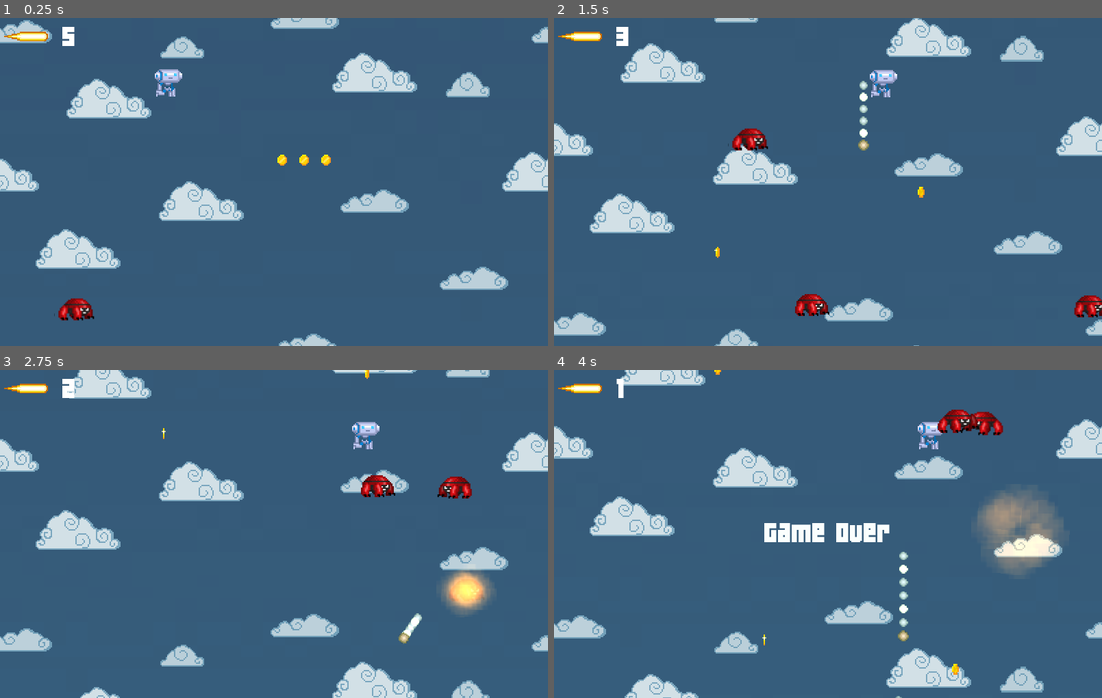
Above: before the commit, frames 1-4 (two rows, left to right).
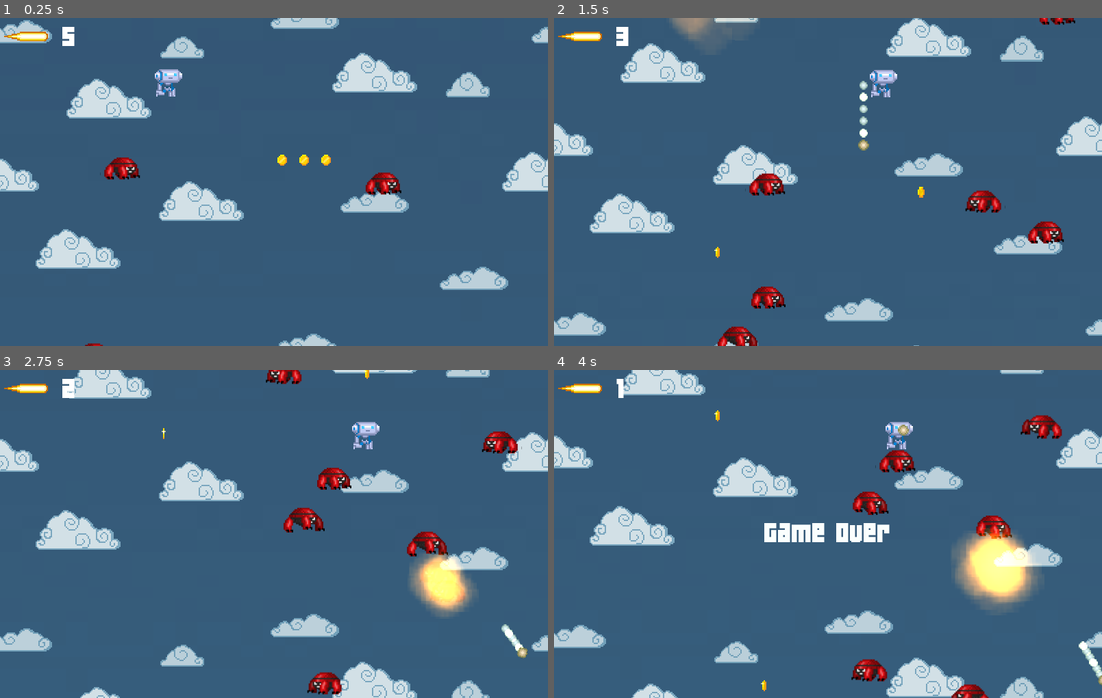
Above: after the commit, the same moments.

Repository: MikeNovember/GroundZero
Game: Godot game, scene res://stage.tscn
Two runs of this game, one before a commit and one after it. Both use one fixed random seed, a clock stepped at 60 frames per second and the inputs below.
Inputs:
- Up to frame 1 (0.25 s): no input
- Up to frame 2 (1.5 s): hold Right (move_right) from 0.53 s (still down); tap Space (shoot) at 0.6, 1.35 s
- Up to frame 3 (2.75 s): release Right (move_right) at 2.03 s; hold Left (move_left) from 2.03 s (still down); tap Space (shoot) at 2.1 s
- Up to frame 4 (4 s): release Left (move_left) at 2.78 s; hold Right (move_right) from 2.78 s (still down); tap Space (shoot) at 2.85, 3.6 s; tap Enter at 3.5 s

The runs differ from the first frame. In frame 1, 1.0% of the frame differs, in the area x 9-74%, y 42-100%; in frame 2, 3.4%; in frame 3, 5.0%; in frame 4, 17%, in the area x 0-100%, y 0-100%.

Commit message:
Random enemy placement
Enemies are now placed at random locations on each run.
Enemy count is controlled with exported enemyCount variable
on stage object.

Diff:
--- a/enemy.gd
+++ b/enemy.gd
@@ -34,6 +34,9 @@
 		anim = new_anim
 		$anim.play(anim)
 
+func _ready():
+	position = Vector2(rand_range(25.0, 785.0), rand_range(1200.0, 8750.0))
+	set_collision_layer_bit(1,true)
 
 func hit_by_bullet():
 	state = STATE_KILLED
--- a/stage.gd
+++ b/stage.gd
@@ -1,12 +1,17 @@
 extends Node
 
+export (PackedScene) var Enemy
+export (int) var enemyCount
 
 func _ready():
+	randomize()
 	$player.connect("shoot",$HUD,"_on_shoot");
 	$WorldCompleted.connect("finish_area_reached",$HUD,"_on_finish_area_reached")
 	$player.connect("lose",$HUD,"_on_lose");
-	for enemy in $enemies.get_children():
+	for i in range(enemyCount):
+		var enemy = Enemy.instance()
 		enemy.connect("enemy_killed",$HUD,"_on_enemy_killed")
+		$enemies.add_child(enemy)
 
 	for coin in $coins.get_children():
 		coin.connect("coin_picked", $player, "on_coin_picked")
--- a/stage.tscn
+++ b/stage.tscn
@@ -1,10 +1,10 @@
 [gd_scene load_steps=13 format=2]
 
 [ext_resource path="res://stage.gd" type="Script" id=1]
-[ext_resource path="res://tileset.tres" type="TileSet" id=2]
-[ext_resource path="res://coin.tscn" type="PackedScene" id=3]
-[ext_resource path="res://player.tscn" type="PackedScene" id=4]
-[ext_resource path="res://enemy.tscn" type="PackedScene" id=5]
+[ext_resource path="res://enemy.tscn" type="PackedScene" id=2]
+[ext_resource path="res://tileset.tres" type="TileSet" id=3]
+[ext_resource path="res://coin.tscn" type="PackedScene" id=4]
+[ext_resource path="res://player.tscn" type="PackedScene" id=5]
 [ext_resource path="res://parallax_bg.tscn" type="PackedScene" id=6]
 [ext_resource path="res://music.ogg" type="AudioStream" id=7]
 [ext_resource path="res://HUD.gd" type="Script" id=8]
@@ -20,12 +20,14 @@
 [node name="stage" type="Node" index="0"]
 
 script = ExtResource( 1 )
+Enemy = ExtResource( 2 )
+enemyCount = 100
 
 [node name="tile_map" type="TileMap" parent="." index="0"]
 
 visible = false
 mode = 0
-tile_set = ExtResource( 2 )
+tile_set = ExtResource( 3 )
 cell_size = Vector2( 64, 64 )
 cell_quadrant_size = 8
 cell_custom_transform = Transform2D( 1, 0, 0, 1, 0, 0 )
@@ -50,294 +52,226 @@
 
 editor/display_folded = true
 
-[node name="coin" parent="coins" index="0" instance=ExtResource( 3 )]
+[node name="coin" parent="coins" index="0" instance=ExtResource( 4 )]
 
 position = Vector2( 413.34, 1213.49 )
 collision_layer = 4
 
-[node name="coin 2" parent="coins" index="1" instance=ExtResource( 3 )]
+[node name="coin 2" parent="coins" index="1" instance=ExtResource( 4 )]
 
 position = Vector2( 445.34, 1213.49 )
 collision_layer = 4
 
-[node name="coin 3" parent="coins" index="2" instance=ExtResource( 3 )]
+[node name="coin 3" parent="coins" index="2" instance=ExtResource( 4 )]
 
 position = Vector2( 477.34, 1213.49 )
 collision_layer = 4
 
-[node name="coin 4" parent="coins" index="3" instance=ExtResource( 3 )]
+[node name="coin 4" parent="coins" index="3" instance=ExtResource( 4 )]
 
 position = Vector2( 490.593, 2535.34 )
 collision_layer = 4
 
-[node name="coin 5" parent="coins" index="4" instance=ExtResource( 3 )]
+[node name="coin 5" parent="coins" index="4" instance=ExtResource( 4 )]
 
 position = Vector2( 246.689, 2380.14 )
 collision_layer = 4
 
-[node name="coin 6" parent="coins" index="5" instance=ExtResource( 3 )]
+[node name="coin 6" parent="coins" index="5" instance=ExtResource( 4 )]
 
 position = Vector2( 537.349, 1509.32 )
 collision_layer = 4
 
-[node name="coin 7" parent="coins" index="6" instance=ExtResource( 3 )]
+[node name="coin 7" parent="coins" index="6" instance=ExtResource( 4 )]
 
 position = Vector2( 586.593, 2035.26 )
 collision_layer = 4
 
-[node name="coin 8" parent="coins" index="7" instance=ExtResource( 3 )]
+[node name="coin 8" parent="coins" index="7" instance=ExtResource( 4 )]
 
 position = Vector2( 308.201, 1992.15 )
 collision_layer = 4
 
-[node name="coin 9" parent="coins" index="8" instance=ExtResource( 3 )]
+[node name="coin 9" parent="coins" index="8" instance=ExtResource( 4 )]
 
 position = Vector2( 240.21, 1596.87 )
 collision_layer = 4
 
-[node name="coin 10" parent="coins" index="9" instance=ExtResource( 3 )]
+[node name="coin 10" parent="coins" index="9" instance=ExtResource( 4 )]
 
 position = Vector2( 450.785, 2829.82 )
 collision_layer = 4
 
-[node name="coin 11" parent="coins" index="10" instance=ExtResource( 3 )]
+[node name="coin 11" parent="coins" index="10" instance=ExtResource( 4 )]
 
 position = Vector2( 686.607, 2712.16 )
 collision_layer = 4
 
-[node name="coin 12" parent="coins" index="11" instance=ExtResource( 3 )]
+[node name="coin 12" parent="coins" index="11" instance=ExtResource( 4 )]
 
 position = Vector2( 250.531, 2746.65 )
 collision_layer = 4
 
-[node name="coin 13" parent="coins" index="12" instance=ExtResource( 3 )]
+[node name="coin 13" parent="coins" index="12" instance=ExtResource( 4 )]
 
 position = Vector2( 596.037, 4601.09 )
 collision_layer = 4
 
-[node name="coin 14" parent="coins" index="13" instance=ExtResource( 3 )]
+[node name="coin 14" parent="coins" index="13" instance=ExtResource( 4 )]
 
 position = Vector2( 284.704, 4554.18 )
 collision_layer = 4
 
-[node name="coin 15" parent="coins" index="14" instance=ExtResource( 3 )]
+[node name="coin 15" parent="coins" index="14" instance=ExtResource( 4 )]
 
 position = Vector2( 247.259, 5458.29 )
 collision_layer = 4
 
-[node name="coin 16" parent="coins" index="15" instance=ExtResource( 3 )]
+[node name="coin 16" parent="coins" index="15" instance=ExtResource( 4 )]
 
 position = Vector2( 311.257, 5458.29 )
 collision_layer = 4
 
-[node name="coin 17" parent="coins" index="16" instance=ExtResource( 3 )]
+[node name="coin 17" parent="coins" index="16" instance=ExtResource( 4 )]
 
 position = Vector2( 375.257, 5458.29 )
 collision_layer = 4
 
-[node name="coin 18" parent="coins" index="17" instance=ExtResource( 3 )]
+[node name="coin 18" parent="coins" index="17" instance=ExtResource( 4 )]
 
 position = Vector2( 375.257, 5394.29 )
 collision_layer = 4
 
-[node name="coin 19" parent="coins" index="18" instance=ExtResource( 3 )]
+[node name="coin 19" parent="coins" index="18" instance=ExtResource( 4 )]
 
 position = Vector2( 311.257, 5394.29 )
 collision_layer = 4
 
-[node name="coin 20" parent="coins" index="19" instance=ExtResource( 3 )]
+[node name="coin 20" parent="coins" index="19" instance=ExtResource( 4 )]
 
 position = Vector2( 247.259, 5394.29 )
 collision_layer = 4
 
-[node name="coin 21" parent="coins" index="20" instance=ExtResource( 3 )]
+[node name="coin 21" parent="coins" index="20" instance=ExtResource( 4 )]
 
 position = Vector2( 149.257, 4375.23 )
 collision_layer = 4
 
-[node name="coin 22" parent="coins" index="21" instance=ExtResource( 3 )]
+[node name="coin 22" parent="coins" index="21" instance=ExtResource( 4 )]
 
 position = Vector2( 309.53, 7058.84 )
 collision_layer = 4
 
-[node name="coin 23" parent="coins" index="22" instance=ExtResource( 3 )]
+[node name="coin 23" parent="coins" index="22" instance=ExtResource( 4 )]
 
 position = Vector2( 158.547, 4367.92 )
 collision_layer = 4
 
-[node name="coin 24" parent="coins" index="23" instance=ExtResource( 3 )]
+[node name="coin 24" parent="coins" index="23" instance=ExtResource( 4 )]
 
 position = Vector2( 166.507, 4356.66 )
 collision_layer = 4
 
-[node name="coin 25" parent="coins" index="24" instance=ExtResource( 3 )]
+[node name="coin 25" parent="coins" index="24" instance=ExtResource( 4 )]
 
 position = Vector2( 167.837, 4344.71 )
 collision_layer = 4
 
-[node name="coin 26" parent="coins" index="25" instance=ExtResource( 3 )]
+[node name="coin 26" parent="coins" index="25" instance=ExtResource( 4 )]
 
 position = Vector2( 156.556, 4336.08 )
 collision_layer = 4
 
-[node name="coin 27" parent="coins" index="26" instance=ExtResource( 3 )]
+[node name="coin 27" parent="coins" index="26" instance=ExtResource( 4 )]
 
 position = Vector2( 148.596, 4345.38 )
 collision_layer = 4
 
-[node name="coin 28" parent="coins" index="27" instance=ExtResource( 3 )]
+[node name="coin 28" parent="coins" index="27" instance=ExtResource( 4 )]
 
 position = Vector2( 308.203, 7026.33 )
 collision_layer = 4
 
-[node name="coin 29" parent="coins" index="28" instance=ExtResource( 3 )]
+[node name="coin 29" parent="coins" index="28" instance=ExtResource( 4 )]
 
 position = Vector2( 299.579, 7034.96 )
 collision_layer = 4
 
-[node name="coin 30" parent="coins" index="29" instance=ExtResource( 3 )]
+[node name="coin 30" parent="coins" index="29" instance=ExtResource( 4 )]
 
 position = Vector2( 311.557, 7060.03 )
 scale = Vector2( 1.27066, 1.43095 )
 collision_layer = 4
 
-[node name="coin 31" parent="coins" index="30" instance=ExtResource( 3 )]
+[node name="coin 31" parent="coins" index="30" instance=ExtResource( 4 )]
 
 position = Vector2( 235.488, 3373.91 )
 collision_layer = 4
 
-[node name="coin 31 2" parent="coins" index="31" instance=ExtResource( 3 )]
+[node name="coin 31 2" parent="coins" index="31" instance=ExtResource( 4 )]
 
 position = Vector2( 510.613, 3350.45 )
 collision_layer = 4
 
-[node name="coin 31 3" parent="coins" index="32" instance=ExtResource( 3 )]
+[node name="coin 31 3" parent="coins" index="32" instance=ExtResource( 4 )]
 
 position = Vector2( 644.988, 3561.57 )
 collision_layer = 4
 
-[node name="coin 31 4" parent="coins" index="33" instance=ExtResource( 3 )]
+[node name="coin 31 4" parent="coins" index="33" instance=ExtResource( 4 )]
 
 position = Vector2( 316.571, 3157.43 )
 collision_layer = 4
 
-[node name="coin 31 5" parent="coins" index="34" instance=ExtResource( 3 )]
+[node name="coin 31 5" parent="coins" index="34" instance=ExtResource( 4 )]
 
 position = Vector2( 627.905, 3145.7 )
 collision_layer = 4
 
-[node name="coin 31 6" parent="coins" index="35" instance=ExtResource( 3 )]
+[node name="coin 31 6" parent="coins" index="35" instance=ExtResource( 4 )]
 
 position = Vector2( 279.472, 2930.67 )
 collision_layer = 4
 
-[node name="coin 32" parent="coins" index="36" instance=ExtResource( 3 )]
+[node name="coin 32" parent="coins" index="36" instance=ExtResource( 4 )]
 
 position = Vector2( 501.523, 3889.22 )
 collision_layer = 4
 
-[node name="coin 31 7" parent="coins" index="37" instance=ExtResource( 3 )]
+[node name="coin 31 7" parent="coins" index="37" instance=ExtResource( 4 )]
 
 position = Vector2( 342.669, 4229.37 )
 collision_layer = 4
 
-[node name="coin 31 7 2" parent="coins" index="38" instance=ExtResource( 3 )]
+[node name="coin 31 7 2" parent="coins" index="38" instance=ExtResource( 4 )]
 
 position = Vector2( 207.274, 3971.33 )
 collision_layer = 4
 
-[node name="coin 31 7 3" parent="coins" index="39" instance=ExtResource( 3 )]
+[node name="coin 31 7 3" parent="coins" index="39" instance=ExtResource( 4 )]
 
 position = Vector2( 570.877, 4106.72 )
 collision_layer = 4
 
-[node name="coin 31 7 4" parent="coins" index="40" instance=ExtResource( 3 )]
+[node name="coin 31 7 4" parent="coins" index="40" instance=ExtResource( 4 )]
 
 position = Vector2( 600.711, 2300.43 )
 collision_layer = 4
 
-[node name="coin 31 7 5" parent="coins" index="41" instance=ExtResource( 3 )]
+[node name="coin 31 7 5" parent="coins" index="41" instance=ExtResource( 4 )]
 
 position = Vector2( 384.232, 3661.01 )
 collision_layer = 4
 
-[node name="player" parent="." index="2" instance=ExtResource( 4 )]
+[node name="player" parent="." index="2" instance=ExtResource( 5 )]
 
 position = Vector2( 251.684, 1045.6 )
 collision_layer = 14
 collision_mask = 14
 collision/safe_margin = 0.075
-_sections_unfolded = [ "Collision", "collision" ]
+_sections_unfolded = [ "Collision", "Transform", "collision" ]
 
 [node name="enemies" type="Node" parent="." index="3"]
-
-editor/display_folded = true
-
-[node name="enemy 5" parent="enemies" index="0" instance=ExtResource( 5 )]
-
-position = Vector2( 76.3378, 1432.03 )
-collision_layer = 3
-collision/safe_margin = 0.075
-
-[node name="enemy 6" parent="enemies" index="1" instance=ExtResource( 5 )]
-
-position = Vector2( 571.667, 1676.32 )
-collision_layer = 3
-collision/safe_margin = 0.075
-
-[node name="enemy 7" parent="enemies" index="2" instance=ExtResource( 5 )]
-
-position = Vector2( 366.473, 2173.92 )
-collision_layer = 3
-collision/safe_margin = 0.075
-
-[node name="enemy 8" parent="enemies" index="3" instance=ExtResource( 5 )]
-
-position = Vector2( 163.943, 1674.32 )
-collision_layer = 3
-collision/safe_margin = 0.075
-
-[node name="enemy 9" parent="enemies" index="4" instance=ExtResource( 5 )]
-
-position = Vector2( 338.39, 1826.63 )
-collision_layer = 3
-collision/safe_margin = 0.075
-
-[node name="enemy 10" parent="enemies" index="5" instance=ExtResource( 5 )]
-
-position = Vector2( 159.468, 2475.24 )
-collision_layer = 3
-collision/safe_margin = 0.075
-
-[node name="enemy 11" parent="enemies" index="6" instance=ExtResource( 5 )]
-
-position = Vector2( 353.983, 2706.29 )
-collision_layer = 3
-collision/safe_margin = 0.075
-
-[node name="enemy 12" parent="enemies" index="7" instance=ExtResource( 5 )]
-
-position = Vector2( 318.254, 2484.96 )
-collision_layer = 3
-collision/safe_margin = 0.075
-
-[node name="enemy 13" parent="enemies" index="8" instance=ExtResource( 5 )]
-
-position = Vector2( 520.742, 2485.83 )
-collision_layer = 3
-collision/safe_margin = 0.075
-
-[node name="enemy 14" parent="enemies" index="9" instance=ExtResource( 5 )]
-
-position = Vector2( 666.449, 2485.67 )
-collision_layer = 3
-collision/safe_margin = 0.075
-
-[node name="enemy 15" parent="enemies" index="10" instance=ExtResource( 5 )]
-
-position = Vector2( 370.19, 2886.51 )
-collision_layer = 3
-collision/safe_margin = 0.075
 
 [node name="parallax_bg" parent="." index="4" instance=ExtResource( 6 )]
 
